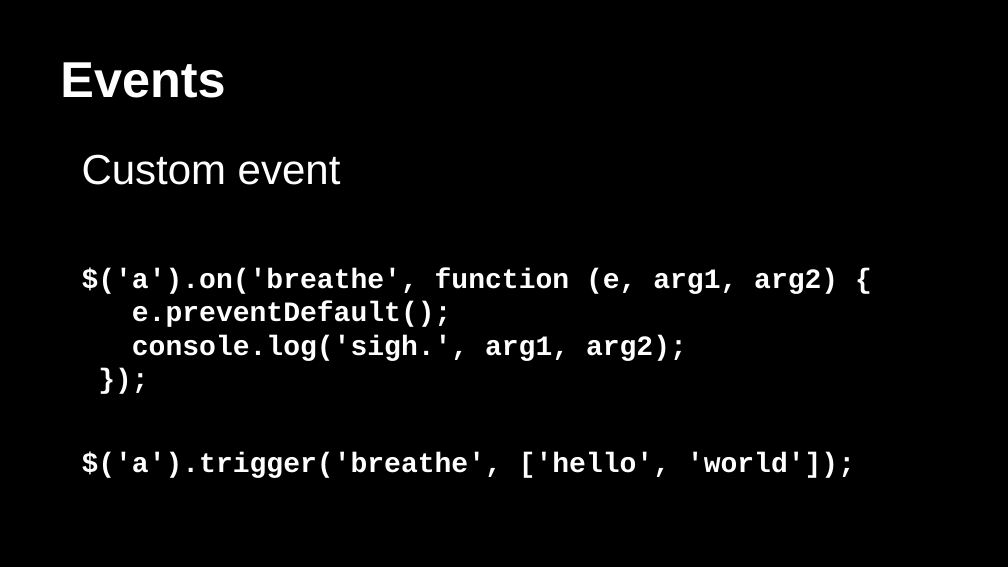
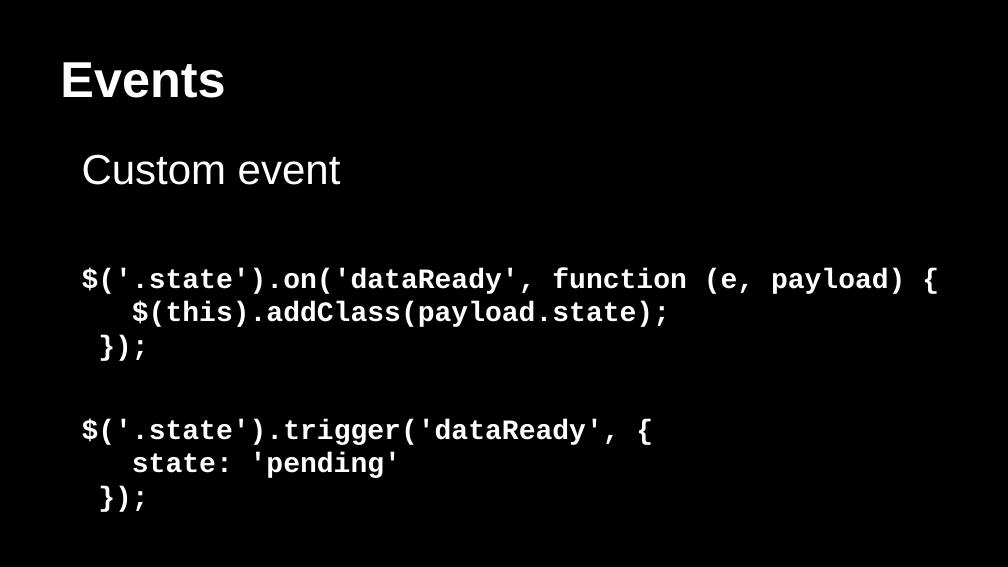
Before and after one commit to arapehl/drdobbsindia-jquery-workshop, a slide deck: slide 40 of Becoming a jQuery Expert.pptx (slide 41 before the commit). Drawn at 1008x567 pixels with LibreOffice and Linux fonts; fonts in the diff are those of the drawing. Boxes give left, top, right and bottom in pixels: in the first picture for what was removed or moved away, otherwise in the second. Text is boxed around its words. In the diff, an @@ line names an element or a change of style, - is before the commit and + after.

```diff
--- a/Becoming a jQuery Expert.pptx
+++ b/Becoming a jQuery Expert.pptx
@@ text at <box>82,268,906,478</box>: text changed @@
-$('a').on('breathe', function (e, arg1, arg2) {
-e.preventDefault();
-console.log('sigh.', arg1, arg2);
-});
-$('a').trigger('breathe', ['hello', 'world']);
+$('.state').on('dataReady', function (e, payload) {
+$(this).addClass(payload.state);
+});
+$('.state').trigger('dataReady', {
+state: 'pending'
+});
```
Also in this commit, not shown: 7 other slides changed, 1 slide removed, 1 other file.
